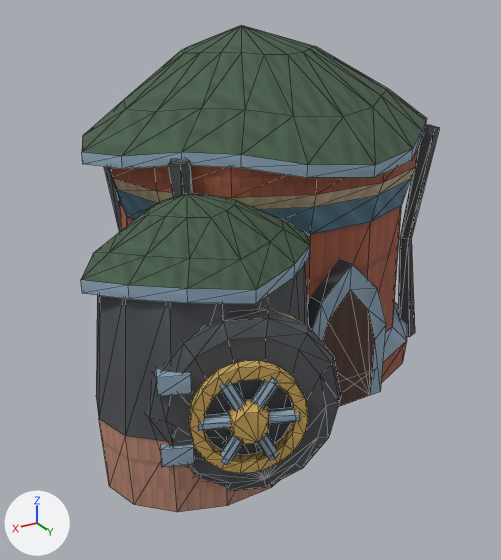
What one commit did to the glTF model Assets/GodSim/Art/Models/Buildings/Elf/Commerce/bld_elf_bank_industrial_v0.glb.
Rendered twice from a camera (50 mm lens) standing at (1.27, 1.99, 1.41) and looking at (0.07, -0.01, 0.41). Every picture has the same lights, and +X, +Y and +Z are marked at lower left. The picture after the commit comes second. Mesh edges are drawn as thin lines. Vertices at exactly the same position are counted once.

In view in the first picture: 'LOD0'.
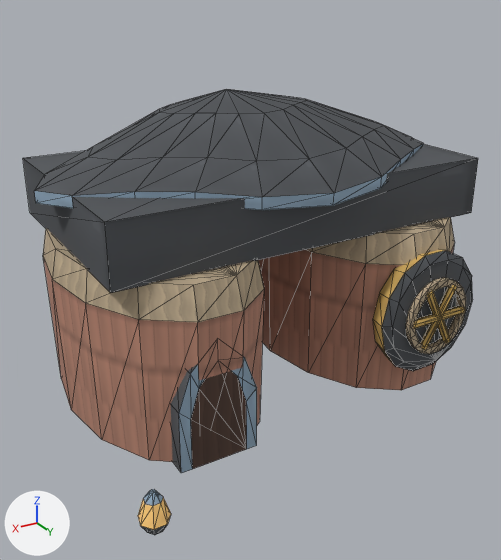
Location of each change, (x1, y1, x2, y2) in pixels of the pictures (501 x 560 px; the box of a moved part takes in the faces that stretch with it):
'LOD0', reshaped (27% wider, 8% shorter): before (81, 26, 439, 512); after (23, 89, 478, 535)
part 1 of me_lod0, moved or reshaped: before (82, 26, 426, 178); after (34, 89, 424, 210)
part 2 of me_lod0, added: after (413, 306, 465, 329)
part 3 of me_lod0, moved or reshaped: before (221, 378, 279, 465); after (427, 290, 450, 343)
part 4 of me_lod0, moved or reshaped: before (219, 382, 277, 461); after (420, 285, 457, 350)
part 5 of me_lod0, moved or reshaped: before (308, 258, 386, 407); after (170, 357, 257, 473)
part 6 of me_lod0, moved or reshaped (not visible before): after (138, 489, 171, 535)
part 7 of me_lod0, rebuilt (37% narrower, 27% shorter): before (108, 146, 419, 383); after (258, 217, 455, 390)
part 8 of me_lod0, added (brown): after (406, 277, 466, 354)
part 9 of me_lod0, added: after (373, 250, 473, 371)
part 10 of me_lod0, added (brown): after (43, 228, 264, 462)
part 11 of me_lod0, deleted: before (81, 125, 439, 491)
part 12 of me_lod0, cut back: before (96, 264, 309, 512); after (23, 144, 478, 293)

Patch to the scene script:
```diff
--- a/Assets/GodSim/Art/Models/Buildings/Elf/Commerce/bld_elf_bank_industrial_v0.glb.py
+++ b/Assets/GodSim/Art/Models/Buildings/Elf/Commerce/bld_elf_bank_industrial_v0.glb.py
@@ me_lod0 @@
 # used by ob_lod0; location = (0.0, 0.0, 0.0)
-me_lod0.from_pydata(...)  # 583 vertices, 1030 faces; spans x -0.82..0.78, y -0.84..0.71, z 0.0..1.26
+me_lod0.from_pydata(...)  # 379 vertices, 666 faces; spans x -0.8..0.76, y -0.67..0.59, z 0.0..1.06
+# me_lod0 part 1: the loose piece of 82 vertices spanning x -0.82..0.58, y -0.84..0.41, z 0.86..1.26 is scaled about its middle by (1.12, 0.799, 0.71), then moved by (0.1, 0.06, -0.14)
+# me_lod0 part 2: a new loose piece, a 7-sided cylinder along x spanning x -0.55..-0.313, y 0.425..0.453, z 0.307..0.338, in mat_godsim_buildings
+# me_lod0 part 3: the loose piece of 14 vertices spanning x 0.38..0.54, y 0.59..0.68, z 0.19..0.46 is multiplied about its middle by the matrix ((0.799, -0.323, 0.0), (-0.323, -0.799, 0.0), (0.0, 0.0, -0.862)), then moved by (-0.89, -0.19, 0.0)
+# me_lod0 part 4: the loose piece of 14 vertices spanning x 0.38..0.54, y 0.59..0.68, z 0.19..0.46 is multiplied about its middle by the matrix ((0.799, -0.323, 0.0), (-0.323, -0.799, 0.0), (0.0, 0.0, -0.862)), then moved by (-0.89, -0.19, 0.0)
+# me_lod0 part 5: the loose piece of 21 vertices spanning x -0.29..0.06, y 0.23..0.33, z 0.0..0.55 is scaled about its middle by (0.778, 1, 0.792), then moved by (0.53, 0.04, -0.06)
+# me_lod0 part 6: the loose piece of 28 vertices spanning x 0.14..0.22, y 0.24..0.32, z 0.04..0.15 is moved by (0.53, 0.27, -0.03)
+# me_lod0 part 7: the loose piece of 98 vertices spanning x -0.75..0.52, y -0.76..0.33, z 0.0..0.9 is rebuilt with 42 vertices and now spans x -0.78..-0.1, y -0.67..0.38, z 0.0..0.61
+# me_lod0 part 8: a new loose piece of 72 vertices spanning x -0.57..-0.3, y 0.42..0.44, z 0.18..0.46, in mat_godsim_buildings
+# me_lod0 part 9: a new loose piece of 42 vertices spanning x -0.65..-0.21, y 0.33..0.42, z 0.1..0.55, in mat_godsim_buildings
+# me_lod0 part 10: a new loose piece of 42 vertices spanning x 0.06..0.74, y -0.67..0.38, z 0.0..0.61, in mat_godsim_buildings
+# me_lod0 part 11: 11 loose pieces with 284 vertices, spanning x -0.67..0.78, y -0.75..0.71, z 0.03..0.92, are deleted
+# me_lod0 part 12
+# 42 vertices are removed from x 0.07..0.77, y 0.05..0.58, z 0.0..0.69
+# 68 faces are deleted
+# 8 vertices are added at x -0.73..0.69, y -0.58..0.27, z 0.61..0.82
+# 10 new faces join them
 me_lod0.materials.append(mat_godsim_buildings)
```
